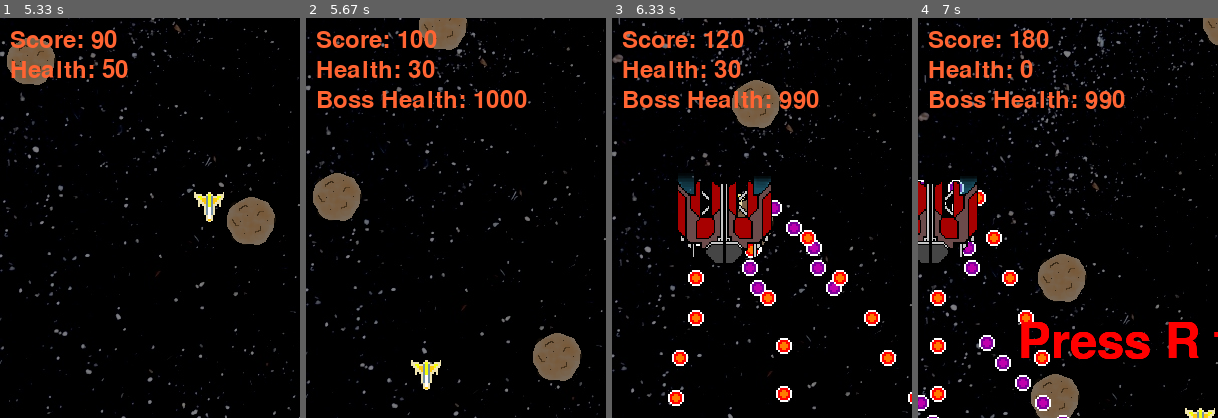
Above: before the commit, frames 1-4 (left to right).
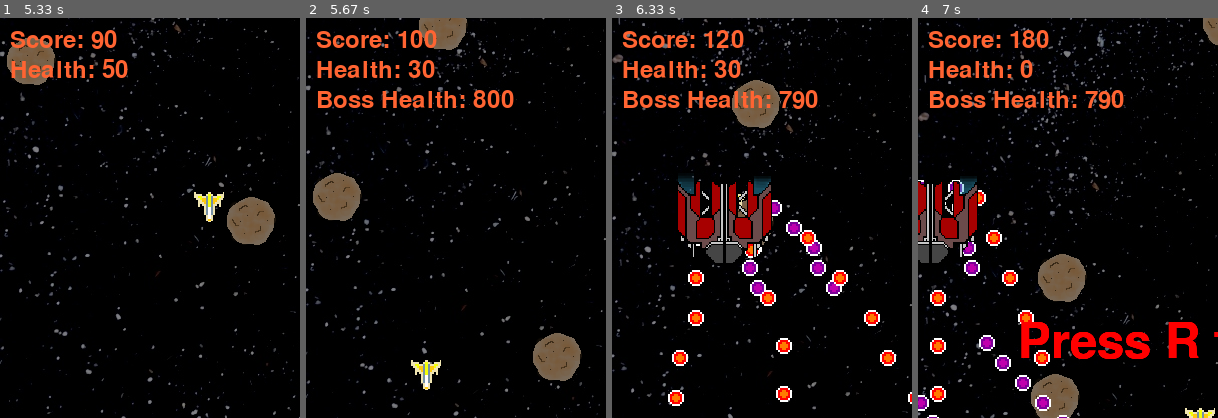
Above: after the commit, the same moments.

Repository: SteveHutchison/GroupPygame
Game: pygame game, started from Main.py
The game is run twice, just before and just after one commit, with the same random seed, the same clock (stepped at 60 frames per second) and the same inputs.
Inputs:
- Up to frame 1 (5.33 s): tap Space at 0.33, 0.73, 1.03, 1.3, 1.63, 1.93, 2.07, 2.47, 2.77, 3.13, 3.53, 3.83, 4.03, 4.33, 4.53, 4.87, 5.17 s; hold Left 0.67-1.2 s; hold Down 1.23-1.53 s; hold Left 1.57-1.97 s; hold Up 2-2.37 s; hold Right 2.4-3.03 s; hold Down 3.07-3.43 s; hold Left 3.47-3.93 s; hold Right 3.97-4.43 s; hold Up 4.47-4.77 s; hold Right 4.8-5.27 s; hold Left from 5.3 s (still down)
- Up to frame 2 (5.67 s): keep holding Left; tap Space at 5.37 s
- Up to frame 3 (6.33 s): tap Space at 5.67, 5.93, 6.27 s; release Left at 5.83 s; hold Down 5.87-6.17 s; hold Left from 6.2 s (still down)
- Up to frame 4 (7 s): tap Space at 6.57, 6.7 s; release Left at 6.6 s; hold Up from 6.63 s (still down)
The pictures show only the part of the screen within x 0-50%, y 0-50%; the shares and areas given below are measured in that part.

Frame 1 is identical in both runs. In frame 2, 0.4% of the frame differs, in the area x 55-74%, y 18-23%; in frame 3, 0.3%; in frame 4, 0.3%.

Commit message:
Respawning boss, gradually gets harder

Diff:
--- a/Main.py
+++ b/Main.py
@@ -94,7 +94,8 @@
 
 	# boss fighter variables
 	bossfighterCounter = 0
-	boss_health = 1000
+	boss_health_init = 800
+	boss_health = 800
 	boss_x = 0
 	boss_y = 0
 	NEWBOSS = 500
@@ -229,6 +230,7 @@
 							})
 				boss_x = 316
 				boss_y = (0 - BOSSSIZE)
+
 
 			#player shooting mechanic / fires extra bullets with each level of power
 			if player.shooting == True:
@@ -392,6 +394,12 @@
 			if boss_health <= 0:
 				for b in bossfighters:
 					bossfighters.remove(b)
+					bossfighterCounter = 0
+					boss_health = boss_health_init + 200
+					boss_health_init = boss_health
+					BOSSSIZE += 8
+					BOSSBULLETSIZE += 4
+					BOSSBULLETSPEEDY += 2
 
 			for b in boss_bullets:
 				if player.rect.colliderect(b['rect']):
@@ -501,6 +509,8 @@
 
 						boss_health = 1000
 
+						boss_health_init = 1000
+
 						gameOver = False
 
 						moveLeft = False
